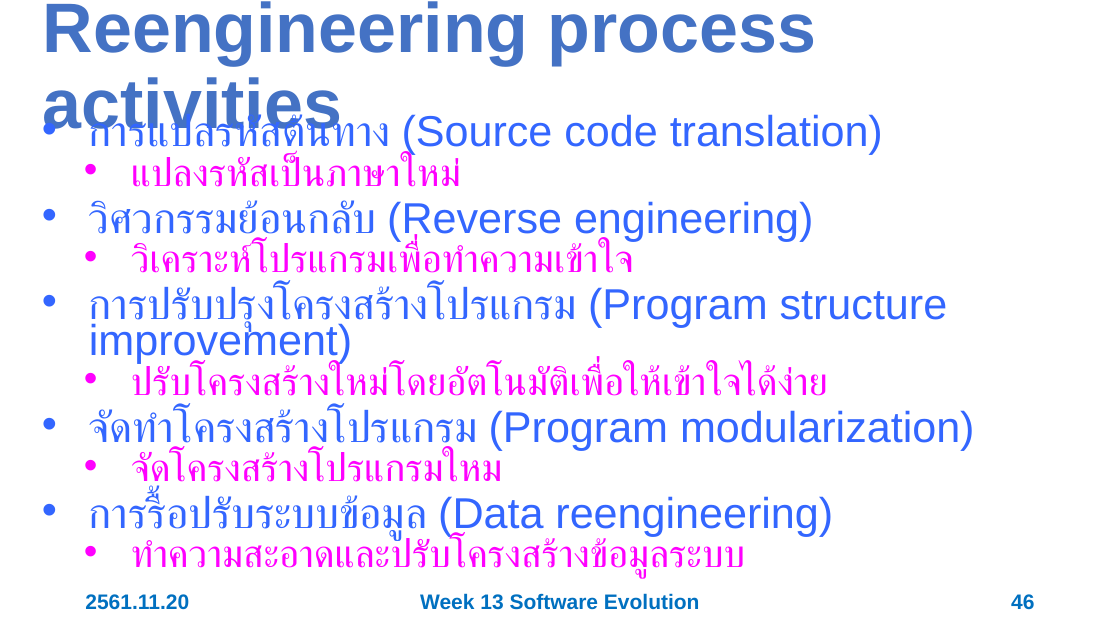
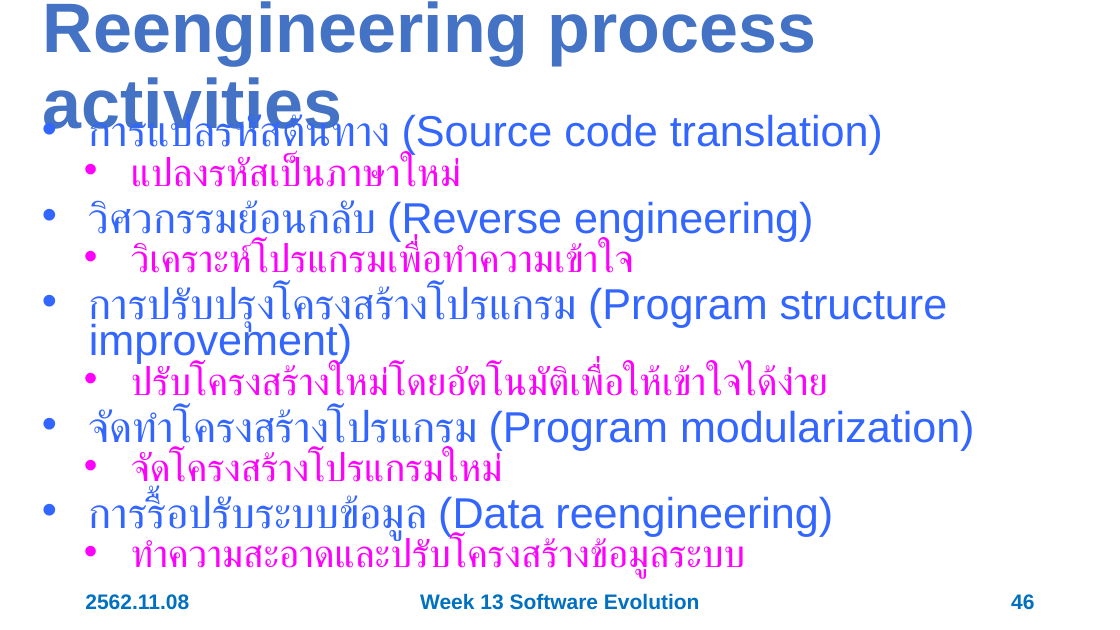
Before and after one commit to 03376806-software-engineering/Week-13-Software-Evolution, a slide deck: slide 46 of Slides/Week 13 Software Evolution.pptx. Drawn at 1120x630 pixels with LibreOffice and Linux fonts; fonts in the diff are those of the drawing. Boxes give left, top, right and bottom in pixels: in the first picture for what was removed or moved away, otherwise in the second. Text is boxed around its words. In the diff, an @@ line names an element or a change of style, - is before the commit and + after.

```diff
--- a/Slides/Week 13 Software Evolution.pptx
+++ b/Slides/Week 13 Software Evolution.pptx
@@ text at [131, 451, 503, 493]: text changed @@
-  • จัดโครงสร้างโปรแกรมใหม
+  • จัดโครงสร้างโปรแกรมใหม่
@@ text at [85, 594, 189, 610]: text changed @@
-2561.11.20
+2562.11.08
```
Also in this commit, not shown: 54 other slides changed.
